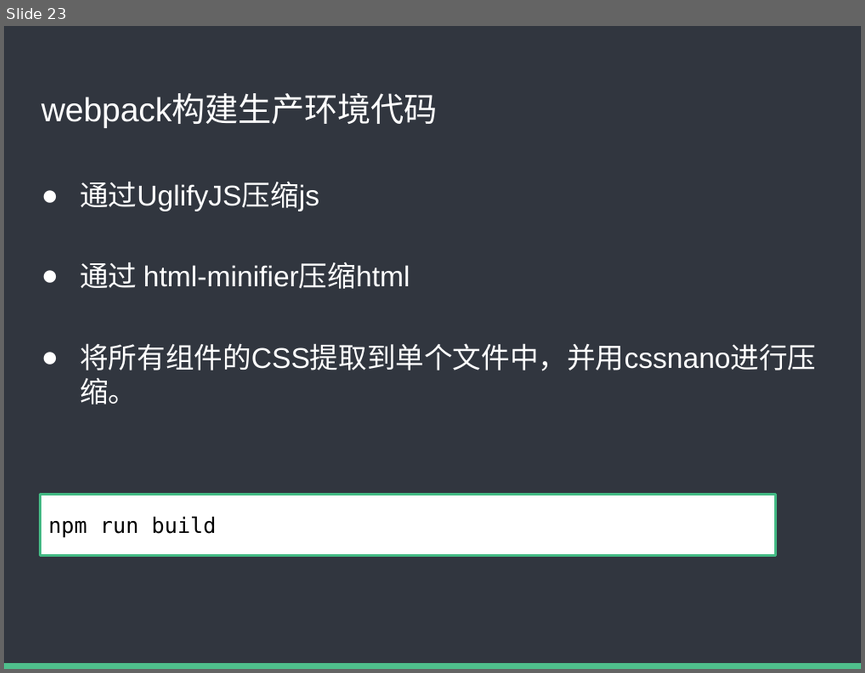
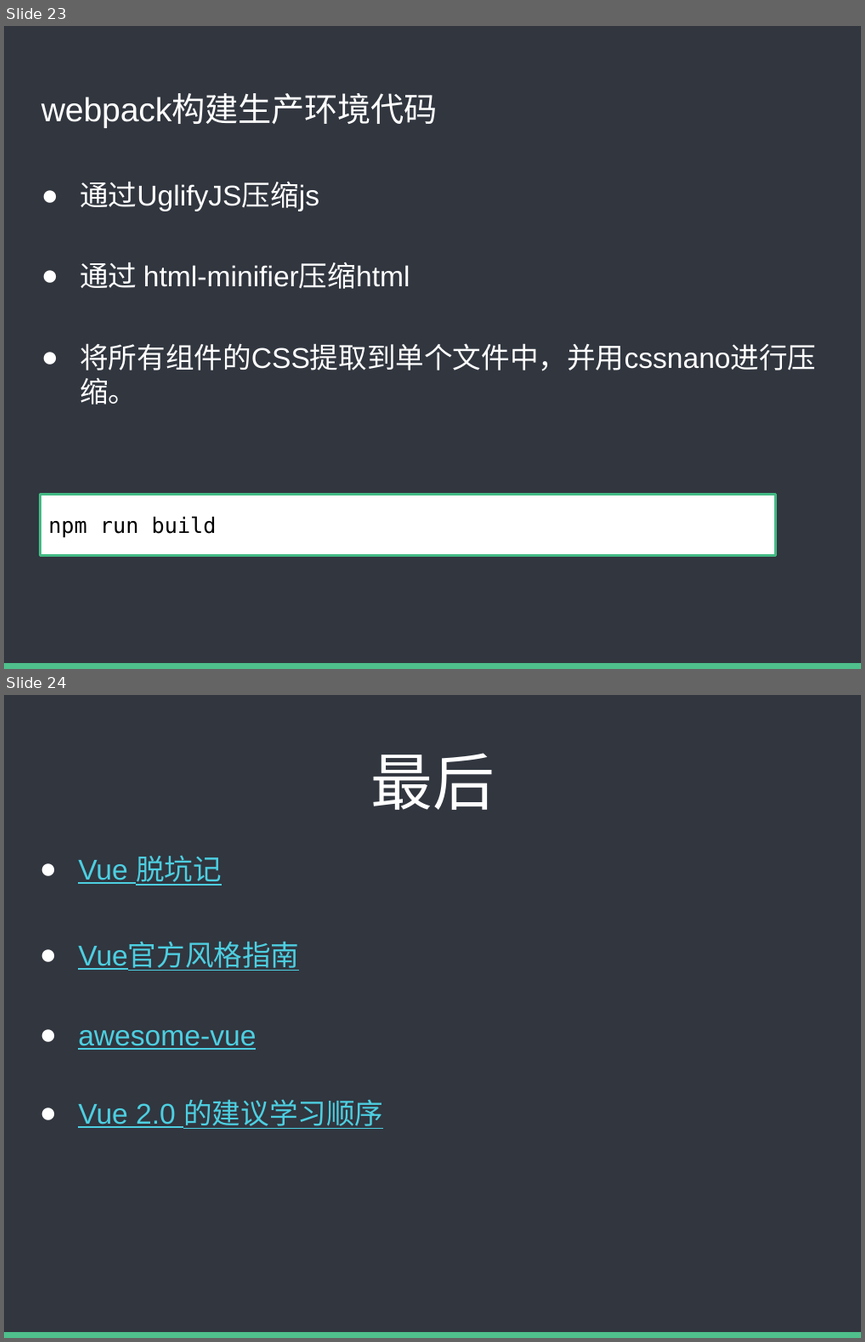
Before and after one commit to baixiaoyu2997/vue-share, a slide deck: vue-share.pptx. Shown one above the other, each under a label of ours: slide 23 before the commit, slides 23 and 24 after it. The pictures are 865x673 and 865x1342 pixels, drawn with LibreOffice and Linux fonts; fonts in the diff are those of the drawing. Boxes give left, top, right and bottom in pixels: in the first picture for what was removed or moved away, otherwise in the second. Text is boxed around its words. In the diff, an @@ line names an element or a change of style, - is before the commit and + after.

```diff
--- a/vue-share.pptx
+++ b/vue-share.pptx
@@ slide 24 added at box(4, 695, 861, 1338), background #FFFFFF; not listed: 2 template elements that a slide beside it also shows @@
@@ text added at box(370, 753, 494, 810), 52 pt, text #FFFFFF @@
+最后
@@ text added at box(78, 855, 222, 885), 24 pt, text #4DCFE1, underline @@
+● Vue 脱坑记
@@ text added at box(78, 942, 299, 970), 24 pt, text #4DCFE1, underline @@
+● Vue官方风格指南
@@ text added at box(78, 1030, 256, 1049), 24 pt, text #4DCFE1, underline @@
+● awesome-vue
@@ text added at box(78, 1099, 383, 1129), 24 pt, text #4DCFE1, underline @@
+● Vue 2.0 的建议学习顺序
```
Also in this commit, not shown: 1 slide changed, 1 other file.
